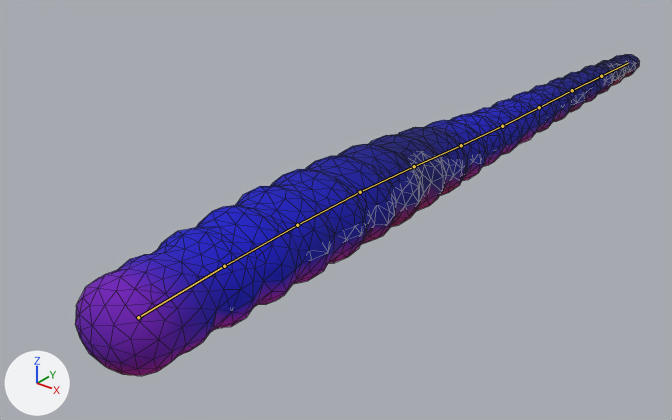
Renders of the glTF model assets/beast_worm.glb from each side of a commit.
Camera for both pictures: a camera (50 mm lens) standing at (0.693, -1.18, 0.585) and looking at (-0.101, -0.187, -0.03). The axes (+X, +Y, +Z) are drawn at lower left. The lights are the same throughout. The first picture is the older version. The bones that change, and the others that lie on the model, are drawn over the model as lines. Mesh edges are drawn as thin lines.

Names of what the first picture shows: 'beast_worm_scales'.
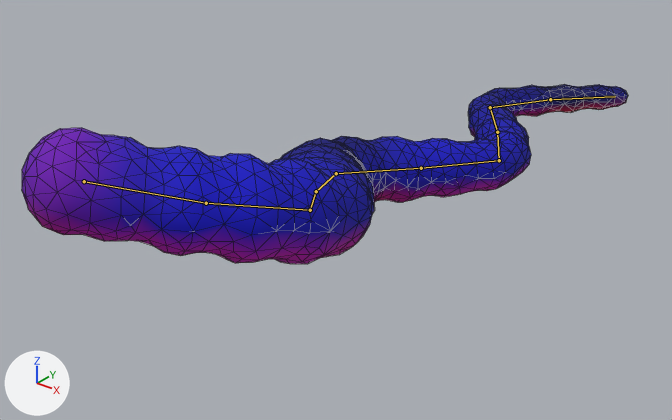
The newer file adds an action. The first version stands in its rest pose; the second is drawn at frame 88 of the action 'feel'.

Changed parts and their boxes [x1, y1, x2, y2] in the pictures (672 x 420 px):
'beast_worm_scales', posed (7% wider, 44% shorter)
    before: [75, 54, 640, 376]
    after: [22, 84, 628, 264]
bone 'body1', root to tip
    before: (138, 317) to (224, 266)
    after: (84, 181) to (206, 203)
bone 'body2', root to tip
    before: (224, 266) to (297, 225)
    after: (206, 203) to (310, 210)
bone 'body3', root to tip
    before: (297, 225) to (360, 192)
    after: (310, 210) to (316, 191)
bone 'body4', root to tip
    before: (360, 192) to (414, 166)
    after: (316, 191) to (336, 173)
bone 'body5', root to tip
    before: (414, 166) to (461, 145)
    after: (336, 173) to (421, 168)
bone 'body6', root to tip
    before: (461, 145) to (502, 126)
    after: (421, 168) to (499, 160)
bone 'body7', root to tip
    before: (502, 126) to (539, 107)
    after: (499, 160) to (497, 132)
bone 'body8', root to tip
    before: (539, 107) to (572, 90)
    after: (497, 132) to (490, 107)
bone 'body9', root to tip
    before: (572, 90) to (601, 76)
    after: (490, 107) to (550, 99)
bone 'body10', root to tip
    before: (601, 76) to (628, 63)
    after: (550, 99) to (615, 96)

What the commit changed:
Bone 'body1' (bone_body1) moves from (0.0, 0.0, 0.0) to (-0.071, 0.009, 0.138).
Bone 'body1' (bone_body1) turns from (0, 0, 0) to (-18, -2, -41) degrees about its own x, y and z.
Bone 'body2' (bone_body2) turns from (0, 0, 0) to (0, -5, 16) degrees about its own x, y and z.
Bone 'body3' (bone_body3) turns from (0, 0, 0) to (-6, -16, 59) degrees about its own x, y and z.
Bone 'body4' (bone_body4) turns from (0, 0, 0) to (4, 3, -9) degrees about its own x, y and z.
Bone 'body5' (bone_body5) turns from (0, 0, 0) to (3, 12, -61) degrees about its own x, y and z.
Bone 'body6' (bone_body6) turns from (0, 0, 0) to (0, 0, 3) degrees about its own x, y and z.
Bone 'body7' (bone_body7) turns from (0, 0, 0) to (-1, -1, 63) degrees about its own x, y and z.
Bone 'body8' (bone_body8) turns from (0, 0, 0) to (0, 0, 4) degrees about its own x, y and z.
Bone 'body9' (bone_body9) turns from (0, 0, 0) to (-1, 2, -62) degrees about its own x, y and z.
Bone 'body10' (bone_body10) turns from (0, 0, 0) to (0, 0, -11) degrees about its own x, y and z.
